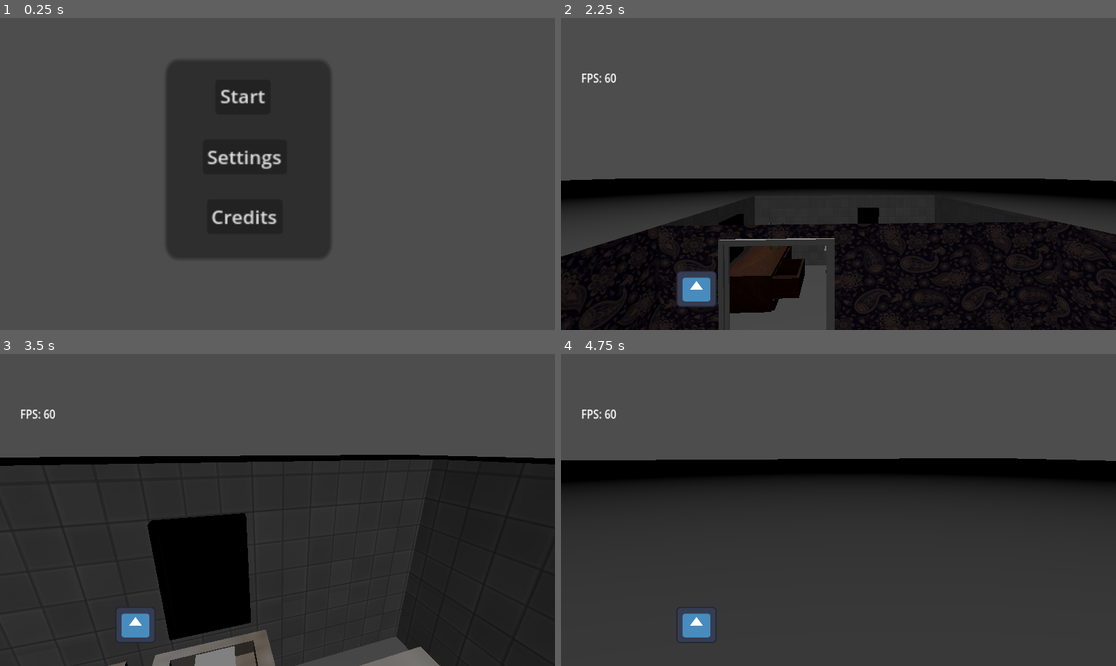
Above: before the commit, frames 1-4 (two rows, left to right).
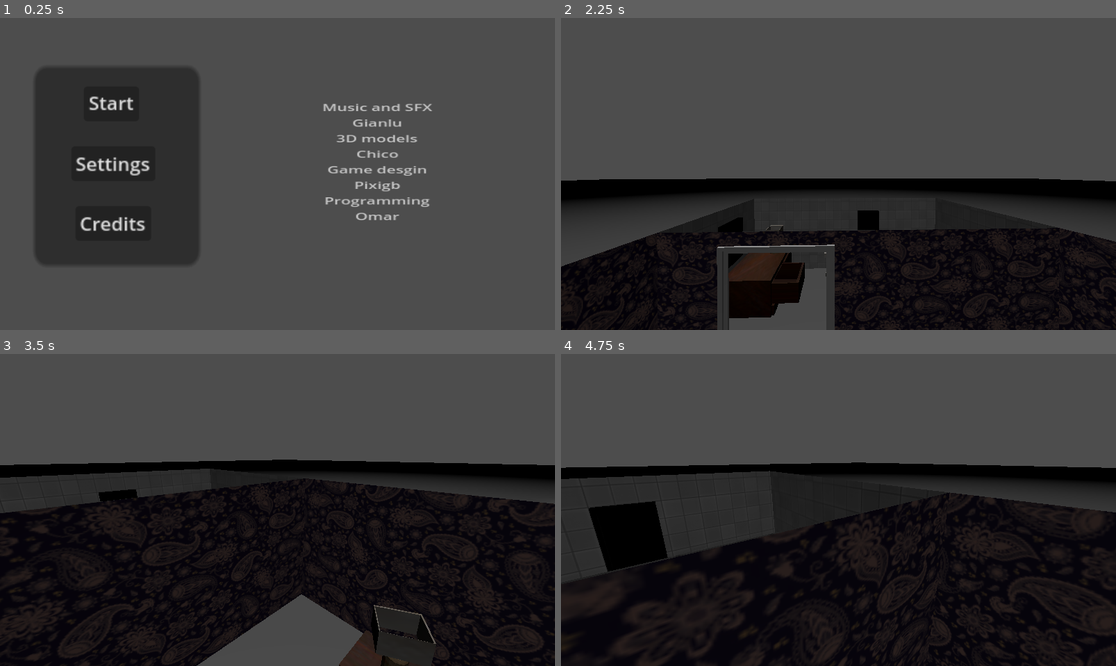
Above: after the commit, the same moments.

Repository: OmarMannaa12/ngp
Game: Godot game, scene res://Main/main.tscn
Same seed, same stepped clock (60 frames per second), same inputs: the game is played once before the commit and once after it. This scene is started directly instead of the project's main scene. The engine's default icon, where the game draws it, is replaced by a stand-in: a white triangle on a blue panel in a dark square.
Inputs (mouse positions are in pixels of both pictures, inside the frame that each line leads up to):
- Up to frame 1 (0.25 s): no input
- Up to frame 2 (2.25 s): click "Settings" at 0.5 s; click "Credits" at 1.25 s; click "Start" at 2 s
- Up to frame 3 (3.5 s): tap Enter (ui_accept) at 2.75, 3.02, 3.32 s; move the mouse to (305, 510) at 2.77 s; hold Up (ui_up) from 2.78 s (still down); hold R (ui_remove) from 2.78 s (still down); tap E (ui_take) at 3.05 s
- Up to frame 4 (4.75 s): keep holding Up (ui_up); move the mouse to (810, 510) at 3.52 s; release R (ui_remove) at 3.53 s; tap E (ui_take) at 3.6 s; tap Enter (ui_accept) at 3.77, 3.8, 4.07, 4.35 s; move the mouse to (849, 503) at 4.27 s; hold R (ui_remove) from 4.28 s (still down)

The runs differ from the first frame. In frame 1, 30% of the frame differs, in the area x 6-78%, y 13-80%; in frame 2, 5.8%; in frame 3, 41%; in frame 4, 48%, in the area x 0-100%, y 17-100%.

Commit message:
Update
Remove Inventory, 3D Main Menu, Bobbing v2

Diff:
--- a/Main/main.gd
+++ b/Main/main.gd
@@ -1,14 +1,22 @@
-extends Node2D
+extends Node3D
 
 
-# Called when the node enters the scene tree for the first time.
-func _ready() -> void:
-	pass # Replace with function body.
+var timer: float:
+	set(value):
+		if value >= 2:
+			flick($OmniLight3D)
+			timer = 0
+		else:
+			timer = value
+	get:
+		return timer
 
 
-# Called every frame. 'delta' is the elapsed time since the previous frame.
 func _process(delta: float) -> void:
-	pass
+	timer += randf_range(1,10) * delta
+func flick(light: Light3D):
+	light.light_energy = randf_range(0.14 , 0.18)
+
 
 
 
--- a/Main/main.tscn
+++ b/Main/main.tscn
@@ -1,19 +1,26 @@
-[gd_scene load_steps=2 format=3 uid="uid://teh2bo674otj"]
+[gd_scene load_steps=4 format=3 uid="uid://teh2bo674otj"]
 
 [ext_resource type="Script" path="res://Main/main.gd" id="1_nq03a"]
+[ext_resource type="PackedScene" uid="uid://bxpi1m0ji2l1j" path="res://room_6_(1).tscn" id="2_7ifpu"]
 
-[node name="Main" type="Node2D"]
-position = Vector2(-0.0043143, 0)
+[sub_resource type="Environment" id="Environment_bk6h2"]
+background_mode = 2
+
+[node name="Main" type="Node3D"]
+transform = Transform3D(1, 0, 0, 0, 1, 0, 0, 0, 1, -0.0043143, 0, 0)
+visible = false
 script = ExtResource("1_nq03a")
 
-[node name="Panel" type="Panel" parent="."]
-offset_left = 344.004
-offset_top = 87.0
-offset_right = 384.004
-offset_bottom = 127.0
+[node name="CanvasLayer" type="CanvasLayer" parent="."]
+
+[node name="Panel" type="Panel" parent="CanvasLayer"]
+offset_left = 71.0
+offset_top = 101.0
+offset_right = 111.0
+offset_bottom = 141.0
 scale = Vector2(8.59266, 10.3468)
 
-[node name="StartButton" type="Button" parent="Panel"]
+[node name="StartButton" type="Button" parent="CanvasLayer/Panel"]
 layout_mode = 0
 offset_left = 12.4525
 offset_top = 3.79514
@@ -22,7 +29,7 @@
 scale = Vector2(0.289499, 0.224397)
 text = "Start"
 
-[node name="SettingsButton" type="Button" parent="Panel"]
+[node name="SettingsButton" type="Button" parent="CanvasLayer/Panel"]
 layout_mode = 0
 offset_left = 9.42665
 offset_top = 16.2369
@@ -31,7 +38,7 @@
 scale = Vector2(0.289499, 0.224397)
 text = "Settings"
 
-[node name="Button3" type="Button" parent="Panel"]
+[node name="Button3" type="Button" parent="CanvasLayer/Panel"]
 layout_mode = 0
 offset_left = 10.2413
 offset_top = 27.6415
@@ -40,4 +47,33 @@
 scale = Vector2(0.289499, 0.224397)
 text = "Credits"
 
-[connection signal="pressed" from="Panel/StartButton" to="." method="_on_start_button_pressed"]
+[node name="Room 6 (1)" parent="." instance=ExtResource("2_7ifpu")]
+
+[node name="WorldEnvironment" type="WorldEnvironment" parent="."]
+environment = SubResource("Environment_bk6h2")
+
+[node name="Camera3D" type="Camera3D" parent="."]
+transform = Transform3D(0.0718979, 0, -0.997412, 0, 1, 0, 0.997412, 0, 0.0718979, 0.717225, 1.01365, -0.323412)
+
+[node name="OmniLight3D" type="OmniLight3D" parent="."]
+transform = Transform3D(1, 0, 0, 0, 1, 0, 0, 0, 1, -0.951127, 0.587351, 0.217754)
+light_energy = 0.2
+
+[node name="Label" type="Label" parent="."]
+modulate = Color(1, 1, 1, 0.678431)
+offset_left = 669.0
+offset_top = 171.0
+offset_right = 780.0
+offset_bottom = 376.0
+scale = Vector2(2.06958, 1.24325)
+text = "Music and SFX
+Gianlu
+3D models
+Chico
+Game desgin
+Pixigb
+Programming
+Omar"
+horizontal_alignment = 1
+
+[connection signal="pressed" from="CanvasLayer/Panel/StartButton" to="." method="_on_start_button_pressed"]
--- a/Player/player.gd
+++ b/Player/player.gd
@@ -1,16 +1,15 @@
 class_name Player extends CharacterBody3D
 
-var SPEED: float = 10.0:
+var SPEED: float = 2.0:
 		set(value):
 			if value <= 1:
 				SPEED = 1
 			else:
 				SPEED = value
+			bob_value = Vector2(SPEED / 200,  SPEED / 60)
 			print ("Speed: " , SPEED)
 		get:
 			return SPEED
-const JUMP_VELOCITY = 6.0
-const MOUSE_SENSITIVITY = 0.1
 
 var coins: int:
 	set(value):
@@ -20,18 +19,23 @@
 		coin_pickup_sound.play()
 		coins_label.text = str("Coins: ", coins)
 
+
+const JUMP_VELOCITY = 6.0
+const MOUSE_SENSITIVITY = 0.1
+
 var pickable_items: Array[Collectable] = []
 var interactable_items: Array[Interactable] = []
-var inventory: Array[Collectable] = []
+
 var gravity = ProjectSettings.get_setting("physics/3d/default_gravity")
 
-var item_selected: bool
-var selected_item: Collectable
-var selected_item_rect: TextureRect
+var original_cam_pos: Vector3
+
+
+var bobbing_time: float
+var bob_value: Vector2 = Vector2(SPEED / 200,  SPEED / 60)
 
 @onready var camera = $Camera3D
 @onready var main_label = $CanvasLayer/Label
-@onready var button_label = $CanvasLayer/ButtonLabel
 @onready var coins_label = $CanvasLayer/CoinsLabel
 
 @onready var coin_pickup_sound: AudioStreamPlayer = $Audio/CoinPickup
@@ -42,16 +46,15 @@
 
 
 func _ready():
+	original_cam_pos = camera.position
 	Input.mouse_mode = Input.MOUSE_MODE_CAPTURED
-	button_label.visible = false
 
 func _physics_process(delta):
-	$CanvasLayer/Label2.text = "FPS: " + str(Engine.get_frames_per_second())
 	if not is_on_floor():
-			velocity.y -= gravity * delta
+		velocity.y -= gravity * delta
 
 	if Input.is_action_just_pressed("ui_accept") and is_on_floor():
-			velocity.y = JUMP_VELOCITY
+		velocity.y = JUMP_VELOCITY
 
 	var input_dir = Input.get_vector("ui_left", "ui_right", "ui_down", "ui_up")
 	var cam_forward = -camera.global_transform.basis.z
@@ -61,15 +64,20 @@
 	cam_forward = cam_forward.normalized(); cam_right = cam_right.normalized()
 
 	var direction = (cam_right * input_dir.x + cam_forward * input_dir.y)
+
 	if direction:
 		direction = direction.normalized()
 		velocity.x = direction.x * SPEED
 		velocity.z = direction.z * SPEED
-		if not player_foot_sound.playing:
-			player_foot_sound.play()
+
+		bobbing_time += delta * SPEED * 3
+		camera.position = original_cam_pos + Vector3(cos(bobbing_time * 0.5) * bob_value.x,sin(bobbing_time) * bob_value.y, 0)
+
 	else:
 		velocity.x = move_toward(velocity.x, 0, SPEED)
 		velocity.z = move_toward(velocity.z, 0, SPEED)
+
+		camera.position = camera.position.lerp(original_cam_pos, 0.05)
 
 	move_and_slide()
 
@@ -88,67 +96,28 @@
 			Input.mouse_mode = Input.MOUSE_MODE_CAPTURED
 
 	if event.is_action_pressed("ui_take"):
-		if inventory.size() < 5 and pickable_items.size() > 0:
+		if pickable_items.size() > 0:
 			for item: Collectable in pickable_items:
-				if inventory.size() < 5:
-					if item.type == 0: # Coin
-						coins += 1
-					else:
-						UIinventory_add(item)
-					item.visible = false
-					item.process_mode = PROCESS_MODE_DISABLED
-					pickable_items.erase(item)
-					inventory.push_back(item)
+				if item.type == 0: # Coin
+					coins += 1
+				else:
+					pass
+				item.visible = false
+				item.process_mode = PROCESS_MODE_DISABLED
+				pickable_items.erase(item)
 
-					SPEED -= item.weight
 			main_label.visible = false
 			return
-		elif pickable_items.size() > 0:
-			main_label.visible = true
-			main_label.text = "Full inventory"
+
 
 		if interactable_items.size() > 0:
 			match interactable_items[0].type:
-				1:
+				1: #Exit Door
 					get_tree().reload_current_scene()
 				2: #Vending Machine
-					coins -= 1
+					if coins >= 3:
+						coins -= 3
 
-	if event.is_action_pressed("ui_remove"):
-		print(item_selected and selected_item and selected_item_rect)
-		if item_selected and selected_item and selected_item_rect:
-
-			selected_item.process_mode = PROCESS_MODE_INHERIT
-			selected_item.position = self.position + Vector3(2,4,2)
-			print(selected_item.global_position, self.global_position)
-			inventory.erase(selected_item)
-			SPEED += selected_item.weight
-			selected_item_rect.queue_free()
-
-			selected_item.visible = true
-			selected_item = null
-
-			item_selected = false
-			button_label.visible = false
-
-func _on_item_button_pressed(item: Collectable, texture_rect: TextureRect, item_button:Button):
-
-	button_label.global_position = Vector2(item_button.global_position.x, item_button.global_position.y - 50)
-	button_label.visible = true
-	item_selected = true
-	selected_item = item
-	selected_item_rect = texture_rect
-
-func UIinventory_add(item) -> void:
-	var texture_rect = TextureRect.new()
-	var item_button = Button.new()
-	texture_rect.texture = preload("res://icon.svg")
-	$CanvasLayer/Items.add_child(texture_rect)
-	texture_rect.add_child(item_button)
-	item_button.scale = Vector2(16,16)
-	item_button.modulate.a = 0
-	item_button.name = "Button_" + str(item.get_instance_id())
-	item_button.pressed.connect(_on_item_button_pressed.bind(item, texture_rect, item_button))
 
 #__________________________AREA 3D________________________________________________
 func _on_area_3d_body_entered(body: Node3D) -> void:
--- a/Player/player.tscn
+++ b/Player/player.tscn
@@ -1,8 +1,7 @@
-[gd_scene load_steps=13 format=3 uid="uid://cv5jqn44unscs"]
+[gd_scene load_steps=12 format=3 uid="uid://cv5jqn44unscs"]
 
 [ext_resource type="Script" path="res://Player/player.gd" id="1_u3kky"]
 [ext_resource type="Script" path="res://Player/camera_3d.gd" id="2_mamrp"]
-[ext_resource type="Texture2D" uid="uid://cekplctqx0qav" path="res://icon.svg" id="3_s01bs"]
 [ext_resource type="AudioStream" uid="uid://btf4w831ks21q" path="res://Audio/Player related/Coin Pickup.mp3" id="4_mb5e0"]
 [ext_resource type="AudioStream" uid="uid://cf3v1ae5emjwe" path="res://Audio/Player related/Playerfoot.mp3" id="5_ip2kh"]
 
@@ -22,7 +21,7 @@
 [sub_resource type="BoxShape3D" id="BoxShape3D_ruucb"]
 
 [node name="Player" type="CharacterBody3D"]
-transform = Transform3D(1, 0, 0, 0, 1, 0, 0, 0, 1, 0, 4.18496, 0)
+transform = Transform3D(1.3, 0, 0, 0, 1.3, 0, 0, 0, 1.3, 0, 4.18496, 0)
 script = ExtResource("1_u3kky")
 
 [node name="MeshInstance3D" type="MeshInstance3D" parent="."]
@@ -57,25 +56,6 @@
 
 [node name="CanvasLayer" type="CanvasLayer" parent="."]
 
-[node name="Items" type="HBoxContainer" parent="CanvasLayer"]
-offset_left = 239.0
-offset_top = 525.0
-offset_right = 895.0
-offset_bottom = 653.0
-scale = Vector2(0.659635, 0.5898)
-
-[node name="TextureRect" type="TextureRect" parent="CanvasLayer/Items"]
-layout_mode = 2
-texture = ExtResource("3_s01bs")
-expand_mode = 2
-
-[node name="Button" type="Button" parent="CanvasLayer/Items/TextureRect" groups=["Items Buttons"]]
-modulate = Color(1, 1, 1, 0)
-layout_mode = 0
-offset_right = 8.0
-offset_bottom = 8.0
-scale = Vector2(16, 16)
-
 [node name="Label" type="Label" parent="CanvasLayer"]
 offset_left = 37.0
 offset_top = 37.0
@@ -100,14 +80,6 @@
 offset_bottom = 129.0
 scale = Vector2(1.35372, 1.57363)
 
-[node name="ButtonLabel" type="Label" parent="CanvasLayer"]
-offset_left = 213.0
-offset_top = 470.0
-offset_right = 356.0
-offset_bottom = 519.0
-text = "Press Space to use
-Press R to remove"
-
 [node name="Audio" type="Node" parent="."]
 
 [node name="CoinPickup" type="AudioStreamPlayer" parent="Audio"]
